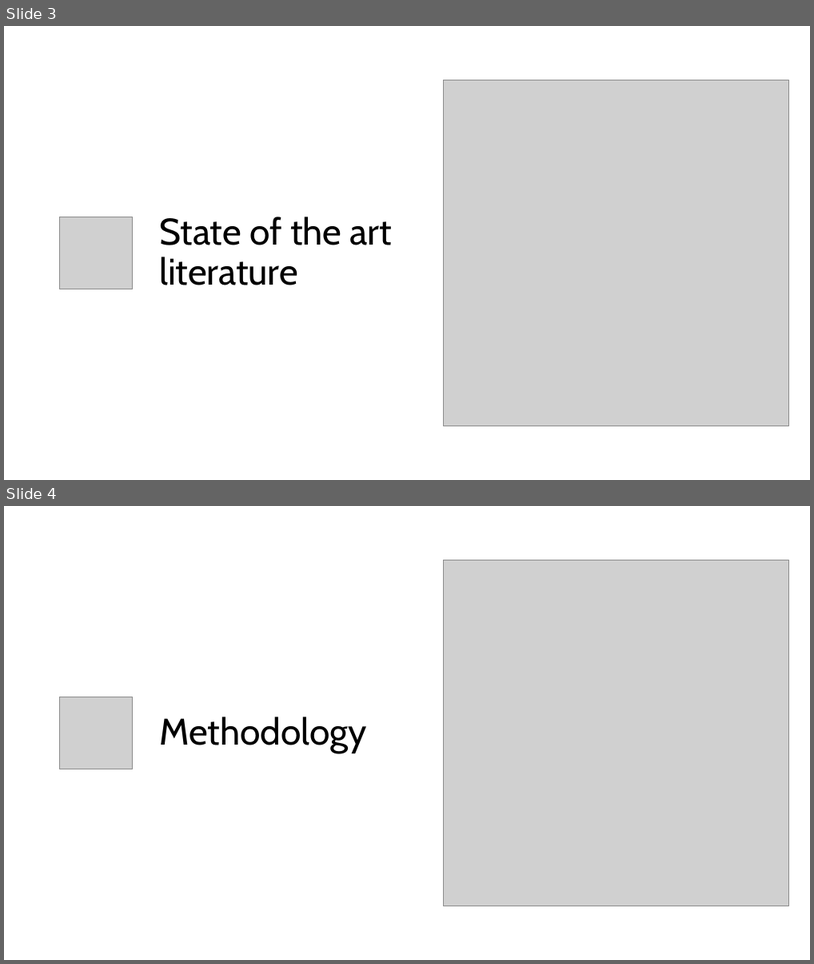
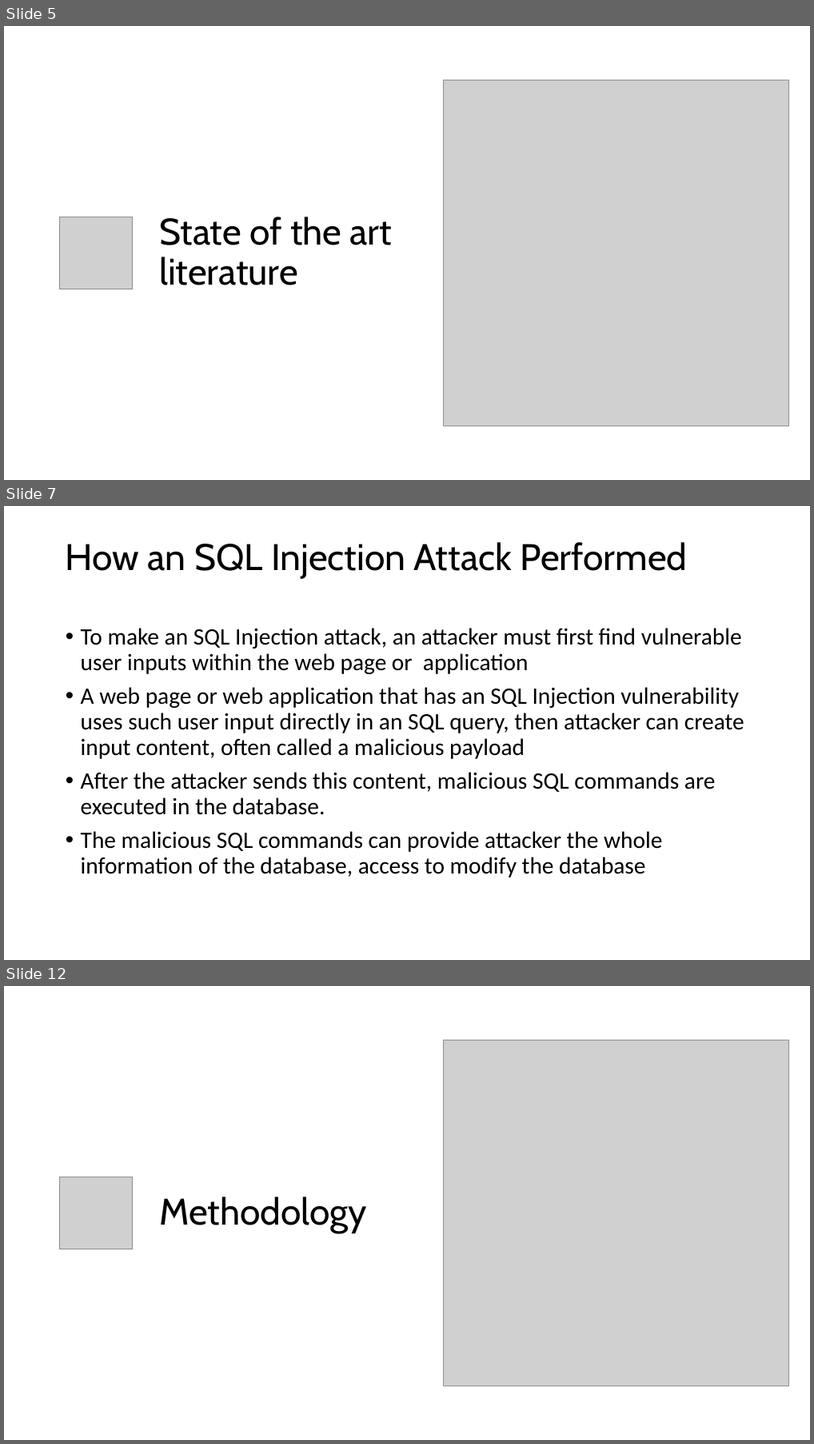
Before and after one commit to lsiddiqsunny/Undergraduate-Thesis, a slide deck: Presentation/SQL Vulnerability after 4-1 mid.pptx. Shown one above the other, each under a label of ours: slides 3 and 4 before the commit, slides 5, 7 and 12 after it; the slides between them are not shown. The pictures are 814x964 and 814x1444 pixels, drawn with LibreOffice and Linux fonts; fonts in the diff are those of the drawing; grey boxes stand for pictures. Boxes give left, top, right and bottom in pixels: in the first picture for what was removed or moved away, otherwise in the second. Text is boxed around its words. In the diff, an @@ line names an element or a change of style, - is before the commit and + after.

```diff
--- a/Presentation/SQL Vulnerability after 4-1 mid.pptx
+++ b/Presentation/SQL Vulnerability after 4-1 mid.pptx
@@ slide 7 added at [4,506,810,960], background #FFFFFF @@
@@ title added at [66,542,687,579], 44 pt, text #000000 @@
+How an SQL Injection Attack Performed
@@ text added at [81,628,745,877], 28 pt, text #000000 @@
+• To make an SQL Injection attack, an attacker must first find vulnerable user inputs within the web page or application
+• A web page or web application that has an SQL Injection vulnerability uses such user input directly in an SQL query, then attacker can create input content, often called a malicious payload
+• After the attacker sends this content, malicious SQL commands are executed in the database.
+• The malicious SQL commands can provide attacker the whole information of the database, access to modify the database
@@ what was slide 3 is now slide 5 @@
@@ what was slide 4 is now slide 12 @@
```
Also in this commit, not shown: 1 slide changed, 7 other slides added.
